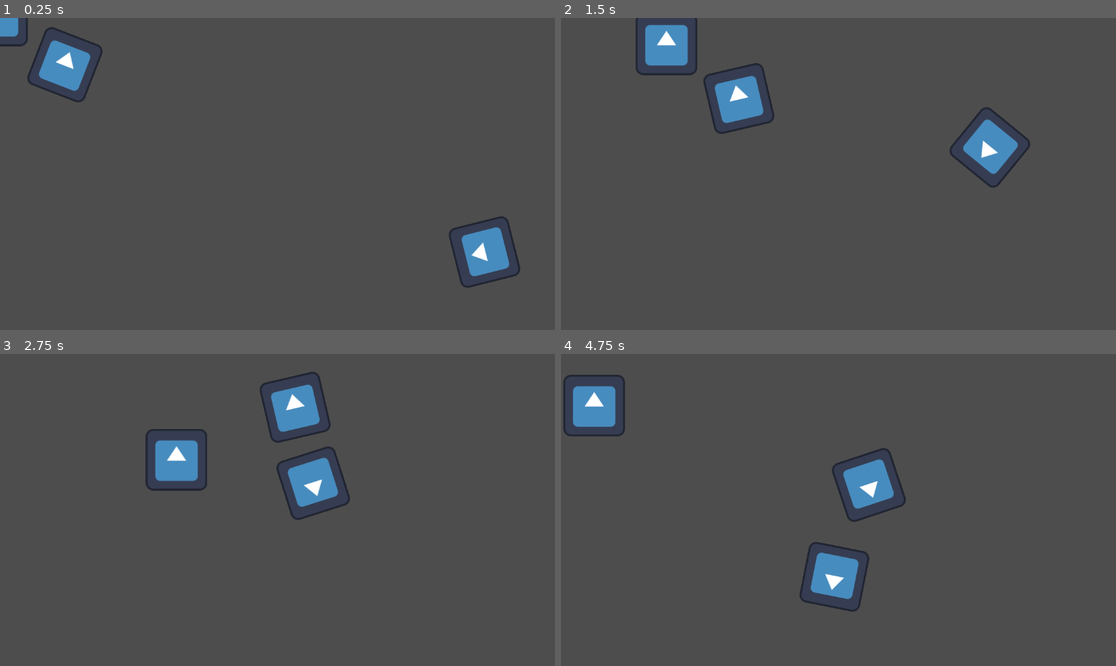
Above: before the commit, frames 1-4 (two rows, left to right).
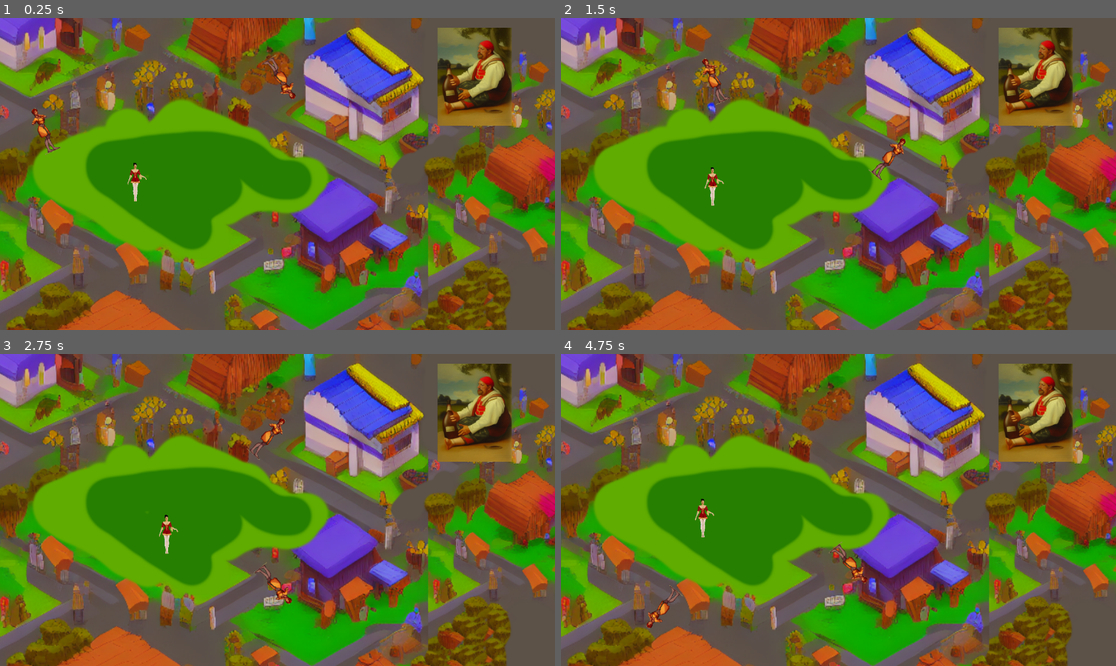
Above: after the commit, the same moments.

Repository: idoadler/LaDiablesse
Game: Godot game, scene res://level01.tscn
Same seed, same stepped clock (60 frames per second), same inputs: the game is played once before the commit and once after it. The engine's default icon, where the game draws it, is replaced by a stand-in: a white triangle on a blue panel in a dark square.
Inputs:
- Up to frame 1 (0.25 s): no input
- Up to frame 2 (1.5 s): hold Right (ui_right) 0.53-1.28 s; hold Down (ui_down) from 1.28 s (still down)
- Up to frame 3 (2.75 s): release Down (ui_down) at 2.03 s; hold Right (ui_right) from 2.03 s (still down)
- Up to frame 4 (4.75 s): release Right (ui_right) at 2.78 s; hold Up (ui_up) 2.78-3.53 s; hold Left (ui_left) from 3.53 s (still down)

The runs differ from the first frame. In frame 1, 78% of the frame differs, in the area x 0-100%, y 0-100%; in frame 2, 78%; in frame 3, 78%; in frame 4, 78%.

Commit message:
temp sprites

Diff:
--- a/diablesse.gd
+++ b/diablesse.gd
@@ -1,7 +1,7 @@
 extends CharacterBody2D
 class_name Diablesse
 
-const SPEED = 300.0
+const SPEED = 150.0
 const JUMP_VELOCITY = -400.0
 
 var speed_modifier = 1.0
@@ -37,6 +37,6 @@
 
 func set_area(woods:bool):
 	if woods:
-		speed_modifier = 0.5
+		speed_modifier = 0.3
 	else:
 		speed_modifier = 1
--- a/diablesse.tscn
+++ b/diablesse.tscn
@@ -1,10 +1,10 @@
 [gd_scene load_steps=4 format=3 uid="uid://cdte5vr0nxjlk"]
 
 [ext_resource type="Script" path="res://diablesse.gd" id="1_x0oqe"]
-[ext_resource type="Texture2D" uid="uid://c54b1y0k3mdaa" path="res://icon.svg" id="2_kvqhg"]
+[ext_resource type="Texture2D" uid="uid://cdvwfr7cgo58t" path="res://assets/demon.png" id="2_wwrb0"]
 
-[sub_resource type="CircleShape2D" id="CircleShape2D_mblvh"]
-radius = 66.58
+[sub_resource type="CapsuleShape2D" id="CapsuleShape2D_vmp1d"]
+height = 76.0
 
 [node name="CharacterBody2D" type="CharacterBody2D"]
 motion_mode = 1
@@ -12,7 +12,10 @@
 script = ExtResource("1_x0oqe")
 
 [node name="Sprite2D" type="Sprite2D" parent="."]
-texture = ExtResource("2_kvqhg")
+position = Vector2(4, -40)
+scale = Vector2(0.2, 0.2)
+texture = ExtResource("2_wwrb0")
 
 [node name="CollisionShape2D" type="CollisionShape2D" parent="."]
-shape = SubResource("CircleShape2D_mblvh")
+position = Vector2(0, -39)
+shape = SubResource("CapsuleShape2D_vmp1d")
--- a/level01.tscn
+++ b/level01.tscn
@@ -1,22 +1,29 @@
-[gd_scene load_steps=6 format=3 uid="uid://dmn1ss7cx6gyo"]
+[gd_scene load_steps=8 format=3 uid="uid://dmn1ss7cx6gyo"]
 
 [ext_resource type="PackedScene" uid="uid://clnb8elvmg7fj" path="res://obstacle.tscn" id="1_0b8mp"]
+[ext_resource type="Texture2D" uid="uid://311ot7gq3k85" path="res://assets/background01.png" id="1_ncyel"]
 [ext_resource type="PackedScene" uid="uid://dip35qy60ndtk" path="res://woods.tscn" id="2_h73is"]
 [ext_resource type="PackedScene" uid="uid://cdte5vr0nxjlk" path="res://diablesse.tscn" id="2_hdb3k"]
+[ext_resource type="PackedScene" uid="uid://spbwrpwrlpeb" path="res://target.tscn" id="3_enbrj"]
 
 [sub_resource type="Curve2D" id="Curve2D_3rslp"]
 _data = {
-"points": PackedVector2Array(0, 0, 0, 0, 88, 79, 0, 0, 0, 0, 336, 175, 0, 0, 0, 0, 620, 109, 0, 0, 0, 0, 665, 318, 0, 0, 0, 0, 574, 464, 0, 0, 0, 0, 332, 416, 0, 0, 0, 0, 125, 212)
+"points": PackedVector2Array(0, 0, 0, 0, 45, 253, 0, 0, 0, 0, 344, 117, 0, 0, 0, 0, 553, 168, 0, 0, 0, 0, 729, 327, 0, 0, 0, 0, 398, 614, 0, 0, 0, 0, 595, 727, 0, 0, 0, 0, 773, 604)
 }
 point_count = 7
 
 [sub_resource type="Curve2D" id="Curve2D_3iynq"]
 _data = {
-"points": PackedVector2Array(0, 0, 0, 0, 88, 79, 108.353, 73.0754, -108.353, -73.0754, -51, -197, 0, 0, 0, 0, -467, -109)
+"points": PackedVector2Array(0, 0, 0, 0, -300, -351, -4.00452, -46.7194, 4.00452, 46.7194, -384, -273, 14.9142, -47.0602, -14.9142, 47.0602, -224, -128, 147.043, 4.48985, -147.043, -4.48985, -571, 124, 0, 0, 0, 0, -768, 16)
 }
-point_count = 3
+point_count = 5
 
 [node name="Node2d" type="Node2D"]
+
+[node name="Sprite2D" type="Sprite2D" parent="."]
+position = Vector2(585, 310)
+scale = Vector2(1.49595, 1.49595)
+texture = ExtResource("1_ncyel")
 
 [node name="Path2d" type="Path2D" parent="."]
 curve = SubResource("Curve2D_3rslp")
@@ -31,7 +38,17 @@
 [node name="PathFollow2d" parent="Path2d2" instance=ExtResource("1_0b8mp")]
 rotation = -1.7347
 
-[node name="Area2D" parent="." instance=ExtResource("2_h73is")]
+[node name="Area2D" parent="." instance=ExtResource("3_enbrj")]
+
+[node name="Woods" parent="." instance=ExtResource("2_h73is")]
+position = Vector2(559, 321)
+
+[node name="CollisionPolygon2D" parent="Woods" index="0"]
+position = Vector2(-326, -171)
+polygon = PackedVector2Array(144, 13, 463, 177, 376, 258, 317, 250, 247, 285, 277, 318, 144, 379, -221, 180)
 
 [node name="CharacterBody2D" parent="." instance=ExtResource("2_hdb3k")]
+position = Vector2(281, 381)
 disable_mode = 2
+
+[editable path="Woods"]
--- a/obstacle.tscn
+++ b/obstacle.tscn
@@ -1,10 +1,10 @@
 [gd_scene load_steps=4 format=3 uid="uid://clnb8elvmg7fj"]
 
 [ext_resource type="Script" path="res://obstacle.gd" id="1_dg81i"]
-[ext_resource type="Texture2D" uid="uid://c54b1y0k3mdaa" path="res://icon.svg" id="2_qrq6i"]
+[ext_resource type="Texture2D" uid="uid://n36i08uf8p57" path="res://assets/obstacle.png" id="2_4jnli"]
 
-[sub_resource type="CircleShape2D" id="CircleShape2D_1j1d4"]
-radius = 60.92
+[sub_resource type="CapsuleShape2D" id="CapsuleShape2D_g88n6"]
+height = 99.9922
 
 [node name="PathFollow2d" type="PathFollow2D"]
 position = Vector2(88, 79)
@@ -14,10 +14,12 @@
 speed = null
 
 [node name="Sprite2d" type="Sprite2D" parent="."]
-texture = ExtResource("2_qrq6i")
+scale = Vector2(0.2, 0.2)
+texture = ExtResource("2_4jnli")
 
-[node name="RigidBody2D" type="RigidBody2D" parent="."]
+[node name="RigidBody2D" type="CharacterBody2D" parent="."]
 disable_mode = 2
+motion_mode = 1
 
 [node name="CollisionShape2D" type="CollisionShape2D" parent="RigidBody2D"]
-shape = SubResource("CircleShape2D_1j1d4")
+shape = SubResource("CapsuleShape2D_g88n6")
--- /dev/null
+++ b/target.gd
@@ -0,0 +1,16 @@
+extends Area2D
+
+
+# Called when the node enters the scene tree for the first time.
+func _ready():
+	pass # Replace with function body.
+
+
+# Called every frame. 'delta' is the elapsed time since the previous frame.
+func _process(delta):
+	pass
+
+
+func _on_body_entered(body):
+	if body is Diablesse:
+		get_tree().reload_current_scene()
--- /dev/null
+++ b/target.tscn
@@ -0,0 +1,22 @@
+[gd_scene load_steps=4 format=3 uid="uid://spbwrpwrlpeb"]
+
+[ext_resource type="Script" path="res://target.gd" id="1_qvajt"]
+[ext_resource type="Texture2D" uid="uid://l7iav7154m4k" path="res://assets/drunk.png" id="2_pks54"]
+
+[sub_resource type="RectangleShape2D" id="RectangleShape2D_ah6gn"]
+size = Vector2(152, 205)
+
+[node name="Area2D" type="Area2D"]
+position = Vector2(985, 117)
+script = ExtResource("1_qvajt")
+
+[node name="CollisionShape2D" type="CollisionShape2D" parent="."]
+position = Vector2(0, 5.5)
+shape = SubResource("RectangleShape2D_ah6gn")
+
+[node name="Sprite2D" type="Sprite2D" parent="."]
+position = Vector2(0, 4.99994)
+scale = Vector2(0.4, 0.4)
+texture = ExtResource("2_pks54")
+
+[connection signal="body_entered" from="." to="." method="_on_body_entered"]
--- a/woods.tscn
+++ b/woods.tscn
@@ -6,7 +6,7 @@
 script = ExtResource("1_7iqrc")
 
 [node name="CollisionPolygon2D" type="CollisionPolygon2D" parent="."]
-position = Vector2(357, 130)
+position = Vector2(-167, -168)
 polygon = PackedVector2Array(20, 16, 371, 33, 300, 292, 144, 379, -19, 278)
 
 [connection signal="body_entered" from="." to="." method="_on_body_entered"]
Binary file added: assets/background01.png
Not shown, added: assets/background01.png.import
Binary file added: assets/demon.png
Not shown, added: assets/demon.png.import
Binary file added: assets/drunk.png
Not shown, added: assets/drunk.png.import
Binary file added: assets/obstacle.png
Not shown, added: assets/obstacle.png.import
Not shown, added: export_presets.cfg
